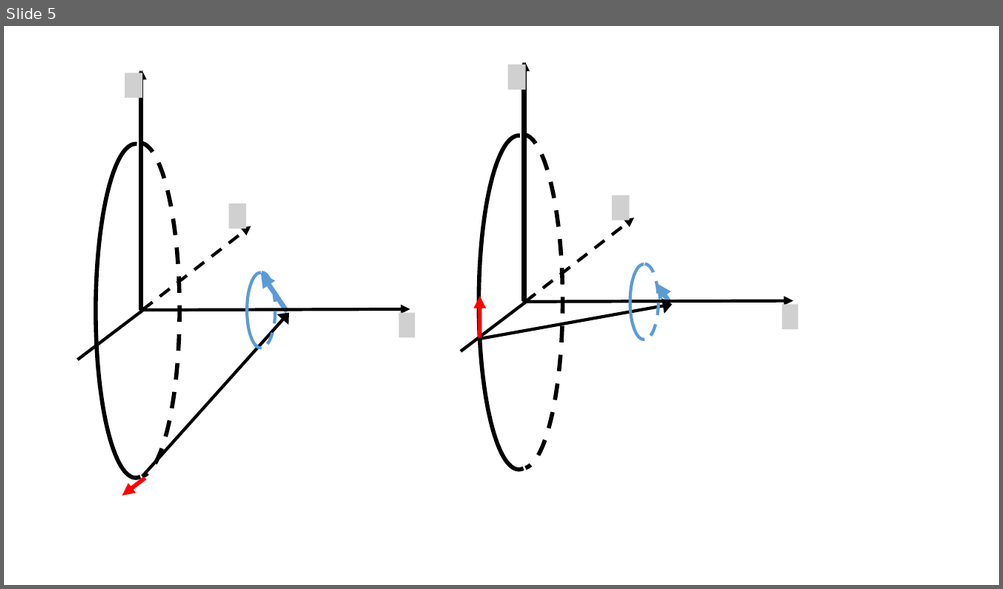
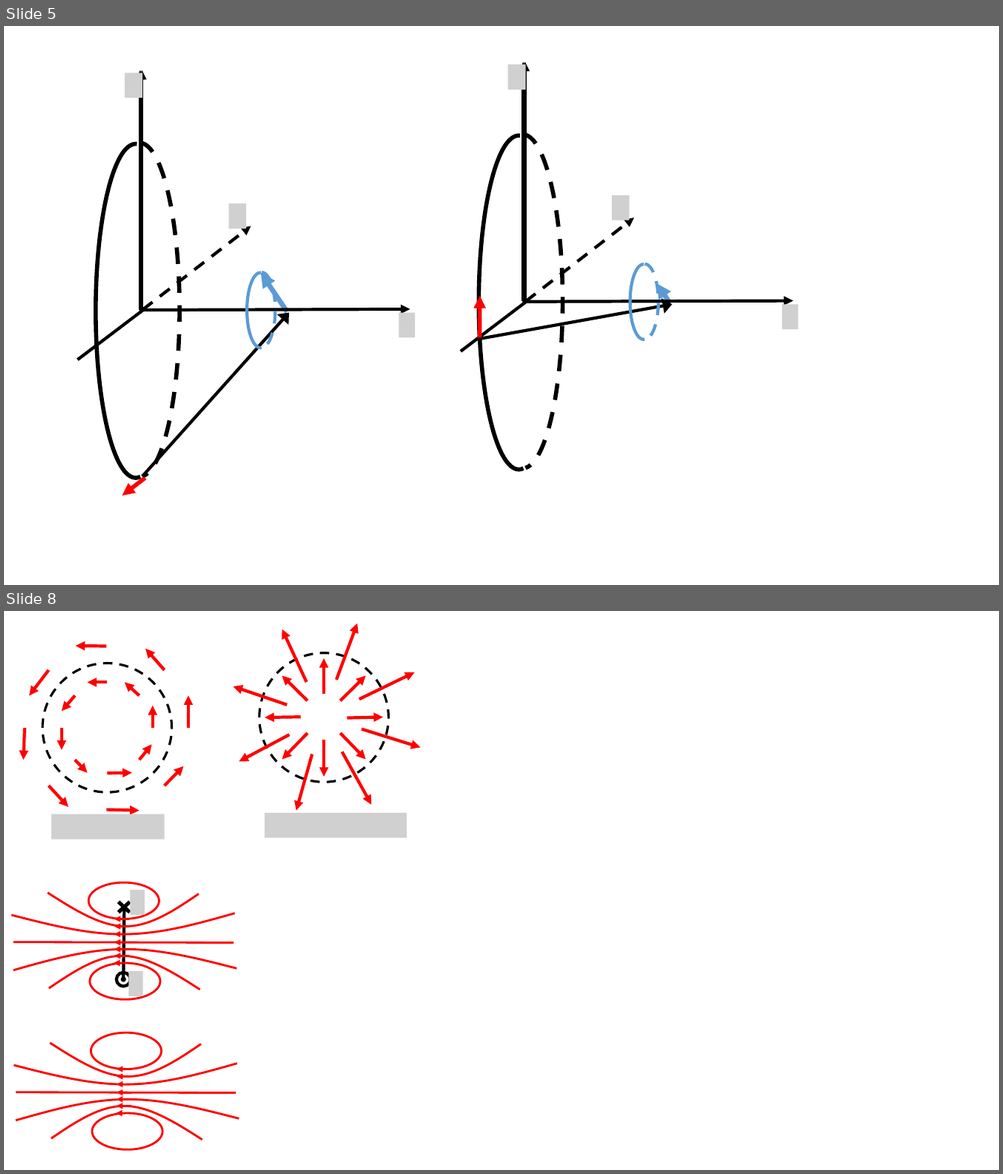
Before and after one commit to OSTP/PhysicsArtofModelling, a slide deck: tex/figures/MagneticSource/Figures.pptx. Shown one above the other, each under a label of ours: slide 5 before the commit, slides 5 and 8 after it; the slides between them are not shown. The pictures are 1003x589 and 1003x1174 pixels, drawn with LibreOffice and Linux fonts; fonts in the diff are those of the drawing; grey boxes stand for pictures. Boxes give left, top, right and bottom in pixels: in the first picture for what was removed or moved away, otherwise in the second. Text is boxed around its words. In the diff, an @@ line names an element or a change of style, - is before the commit and + after.

```diff
--- a/tex/figures/MagneticSource/Figures.pptx
+++ b/tex/figures/MagneticSource/Figures.pptx
@@ slide 8 added at (x1=4, y1=611, x2=999, y2=1170), background #FFFFFF @@
@@ group added at (x1=23, y1=624, x2=421, y2=840): 32 arrows, 2 ellipses, 2 pictures @@
@@ group added at (x1=11, y1=883, x2=237, y2=999): 7 arrows, 4 ellipses, 4 freeform shapes, 2 lines, 2 pictures, 1 cross @@
@@ group added at (x1=14, y1=1034, x2=239, y2=1150): 7 arrows, 4 freeform shapes, 2 ellipses, 1 line @@
```
Also in this commit, not shown: 1 slide changed, 4 other slides added, 4 slides removed, 11 other files.
